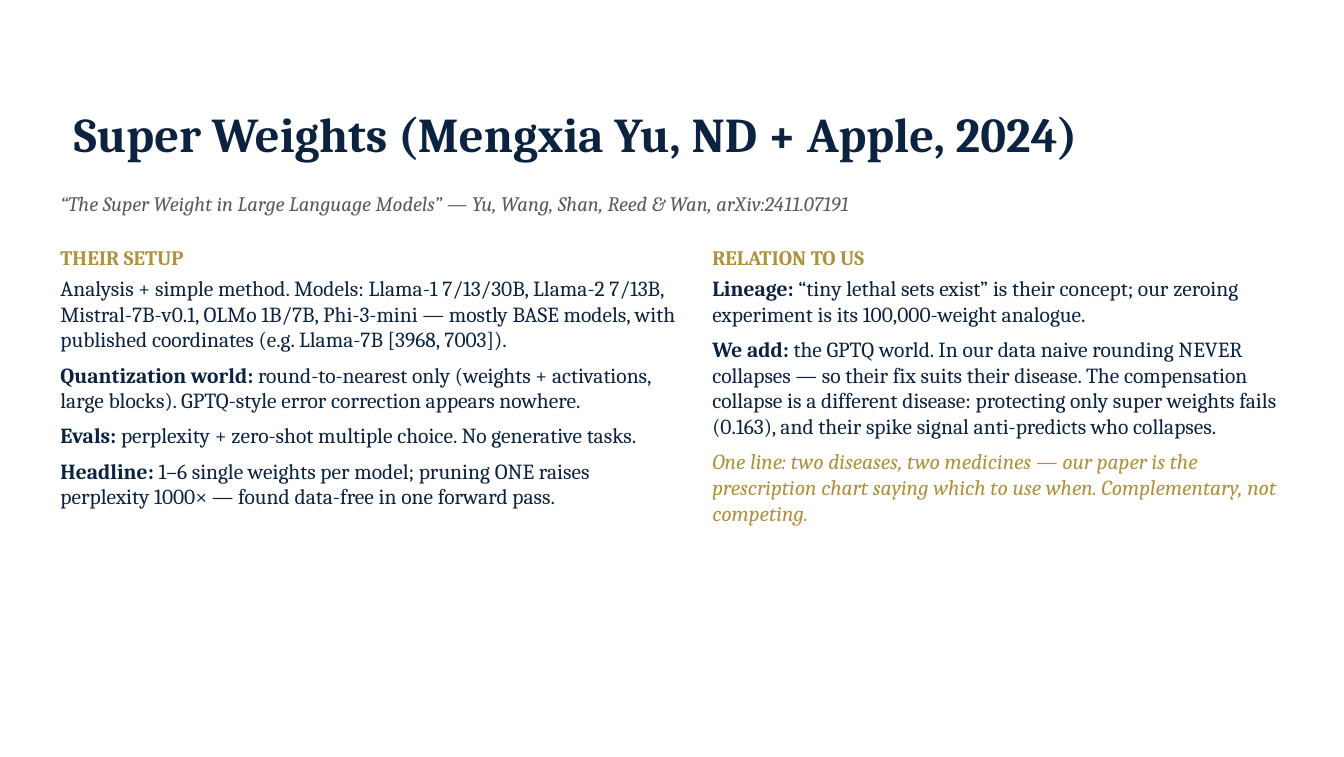
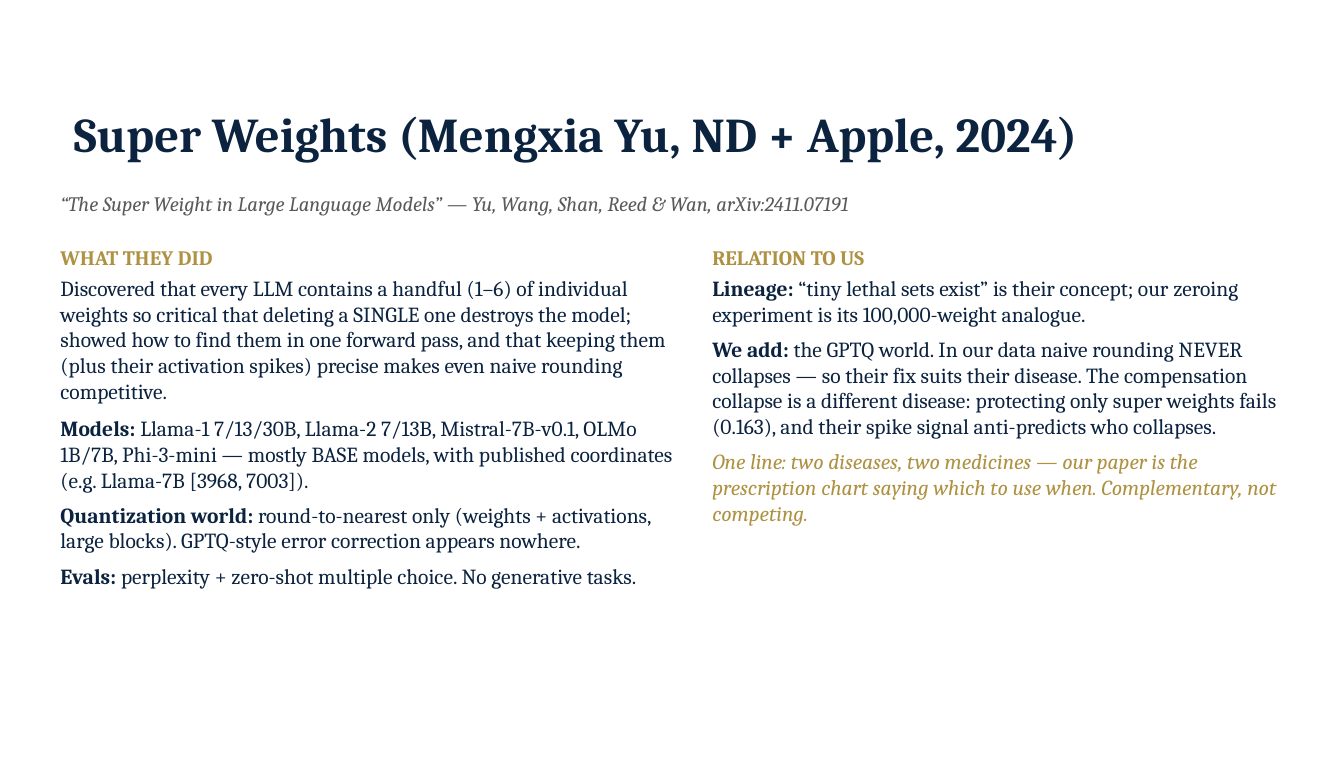
Before and after one commit to JiahaoZheng24/Instruction-Following-Attention-Head-Sensitive, a slide deck: slide 22 of paper/IFH_advisor_update_2026-09-03.pptx. Drawn at 1344x757 pixels with LibreOffice and Linux fonts; fonts in the diff are those of the drawing; background and template pictures are left out. Boxes give left, top, right and bottom in pixels: in the first picture for what was removed or moved away, otherwise in the second. Text is boxed around its words. In the diff, an @@ line names an element or a change of style, - is before the commit and + after.

Commit message:
Deck: plain what-they-did summaries on TaCQ/SW backup slides

```diff
--- a/paper/IFH_advisor_update_2026-09-03.pptx
+++ b/paper/IFH_advisor_update_2026-09-03.pptx
@@ text at bbox=[60, 251, 673, 493]: text changed @@
-THEIR SETUP
-Analysis + simple method. Models: Llama-1 7/13/30B, Llama-2 7/13B, Mistral-7B-v0.1, OLMo 1B/7B, Phi-3-mini — mostly BASE models, with published coordinates (e.g. Llama-7B [3968, 7003]).
+WHAT THEY DID
+Discovered that every LLM contains a handful (1–6) of individual weights so critical that deleting a SINGLE one destroys the model; showed how to find them in one forward pass, and that keeping them (plus their activation spikes) precise makes even naive rounding competitive.
+Models: Llama-1 7/13/30B, Llama-2 7/13B, Mistral-7B-v0.1, OLMo 1B/7B, Phi-3-mini — mostly BASE models, with published coordinates (e.g. Llama-7B [3968, 7003]).
@@ text at bbox=[60, 464, 590, 509]: paragraph removed @@
-Headline: 1–6 single weights per model; pruning ONE raises perplexity 1000× — found data-free in one forward pass.
@@ text at bbox=[60, 569, 636, 589]: less space between paragraphs @@
```
Also in this commit, not shown: 1 other slide changed.
